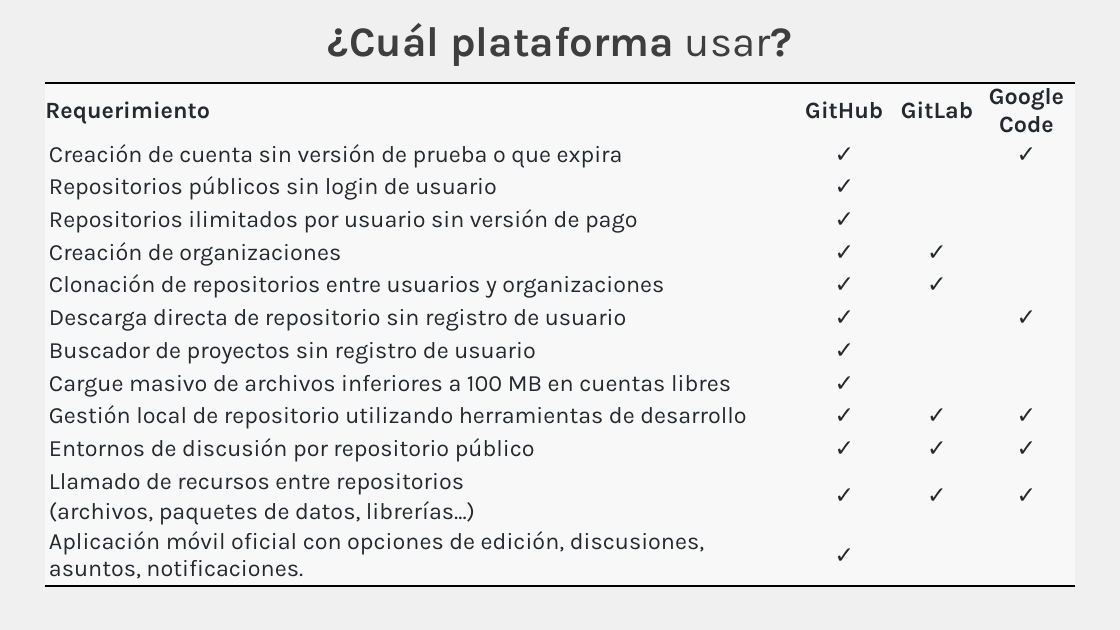
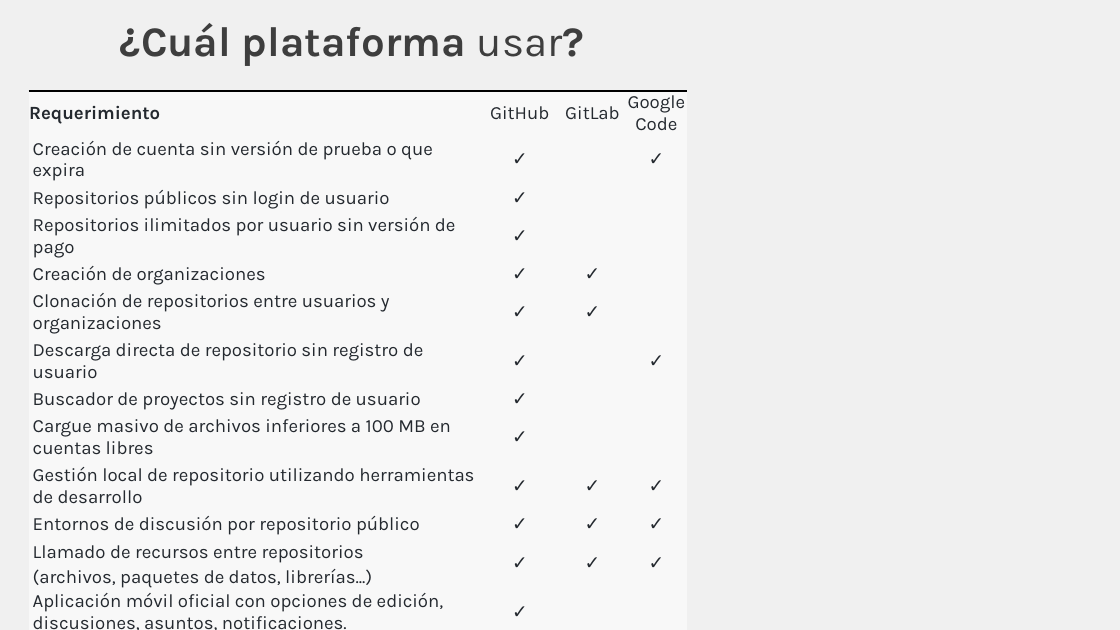
Before and after one commit to rcfdtools/R.TeachingResearchGuide, a slide deck: slide 14 of Section01/Section01.pptx. Drawn at 1120x630 pixels with LibreOffice and Linux fonts; fonts in the diff are those of the drawing. Boxes give left, top, right and bottom in pixels: in the first picture for what was removed or moved away, otherwise in the second. Text is boxed around its words. In the diff, an @@ line names an element or a change of style, - is before the commit and + after.

```diff
--- a/Section01/Section01.pptx
+++ b/Section01/Section01.pptx
@@ title "¿Cuál plataforma usar?": place and size @@
-title "¿Cuál plataforma usar?" at [327, 23, 793, 66]
+title "¿Cuál plataforma usar?" at [119, 23, 585, 66]
@@ table at [29, 92, 687, 630] @@
@@ size 20 to 16 pt @@
@@ bold off in "GitHub", "GitLab", "Google Code" @@
@@ table: place and size @@
-table at [45, 83, 1075, 597]
+table at [29, 92, 687, 630]
```
Also in this commit, not shown: 22 other slides changed, 1 slide added, 1 slide removed, 6 other files.
